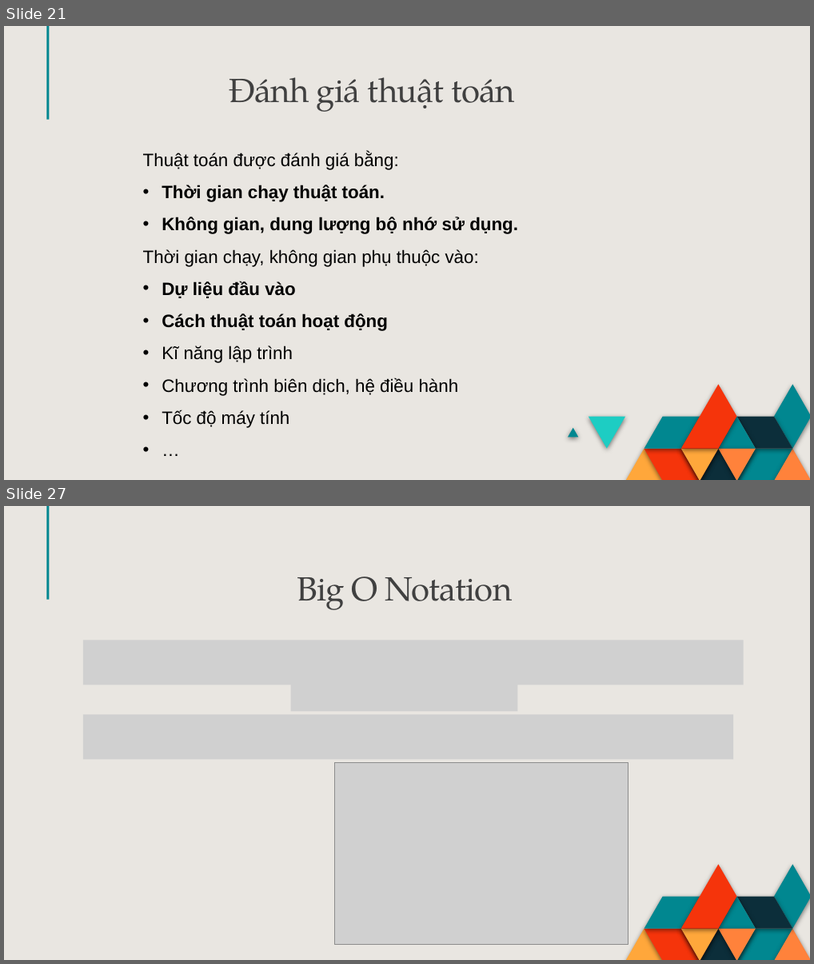
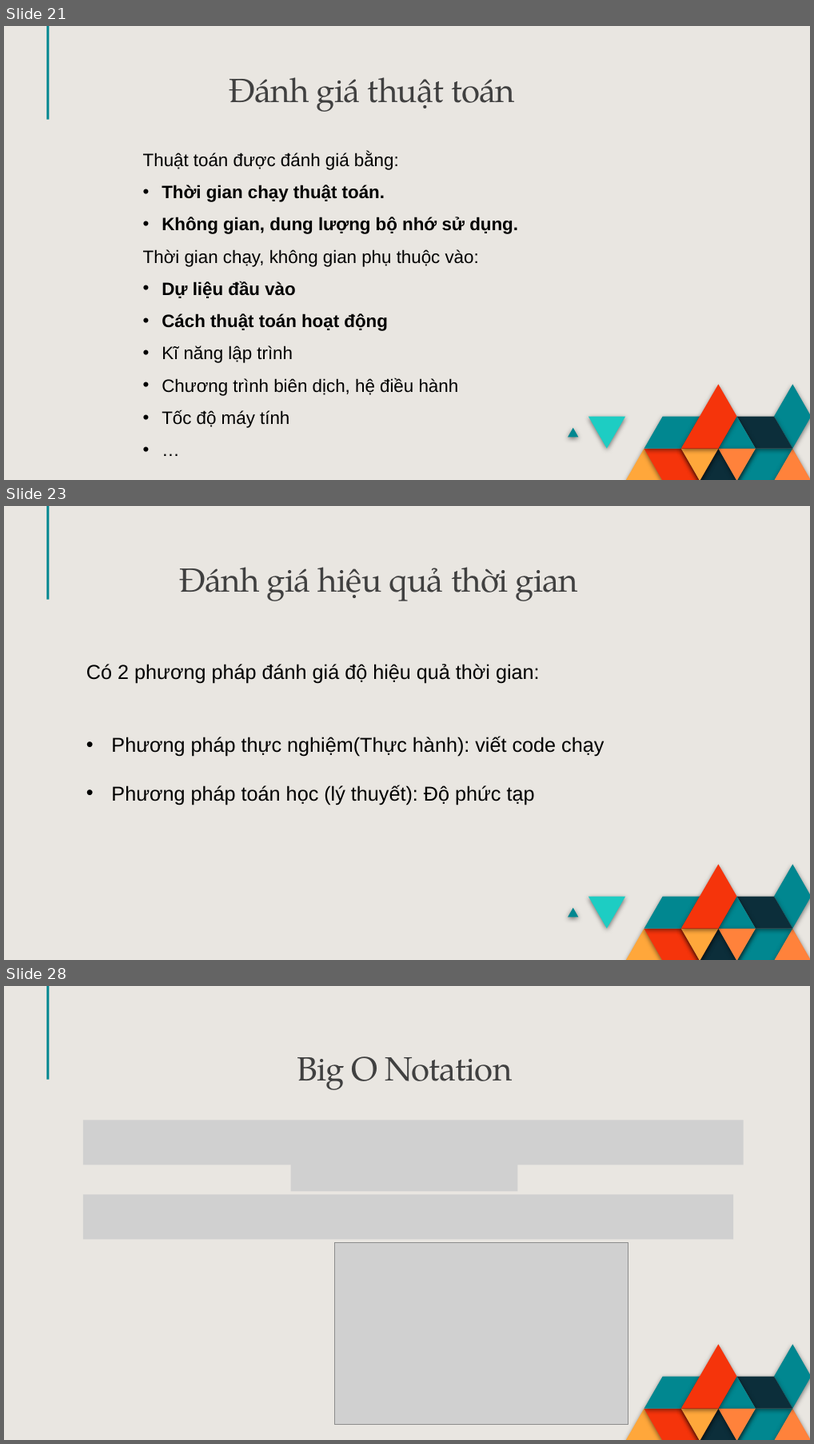
Before and after one commit to phutaekwondo/CS112.L21.N14_Phan-tich-do-phuc-tap-thuat-toan, a slide deck: slide-do-phuc-tap.pptx. Shown one above the other, each under a label of ours: slides 21 and 27 before the commit, slides 21, 23 and 28 after it; the slides between them are not shown. The pictures are 814x964 and 814x1444 pixels, drawn with LibreOffice and Linux fonts; fonts in the diff are those of the drawing; grey boxes stand for pictures. Boxes give left, top, right and bottom in pixels: in the first picture for what was removed or moved away, otherwise in the second. Text is boxed around its words. In the diff, an @@ line names an element or a change of style, - is before the commit and + after.

```diff
--- a/slide-do-phuc-tap.pptx
+++ b/slide-do-phuc-tap.pptx
@@ slide 23 added at box(4, 506, 810, 960), background #E9E6E1; not listed: 19 template elements that a slide beside it also shows @@
@@ text added at box(179, 567, 579, 601), 30 pt, text #404040 @@
+Đánh giá hiệu quả thời gian
@@ text added at box(86, 664, 604, 804), 18 pt, text #000000 @@
+Có 2 phương pháp đánh giá độ hiệu quả thời gian:
+• Phương pháp thực nghiệm(Thực hành): viết code chạy
+• Phương pháp toán học (lý thuyết): Độ phức tạp
@@ what was slide 27 is now slide 28 @@
```
Also in this commit, not shown: 5 slides changed, 1 other slide added, 1 slide removed.
